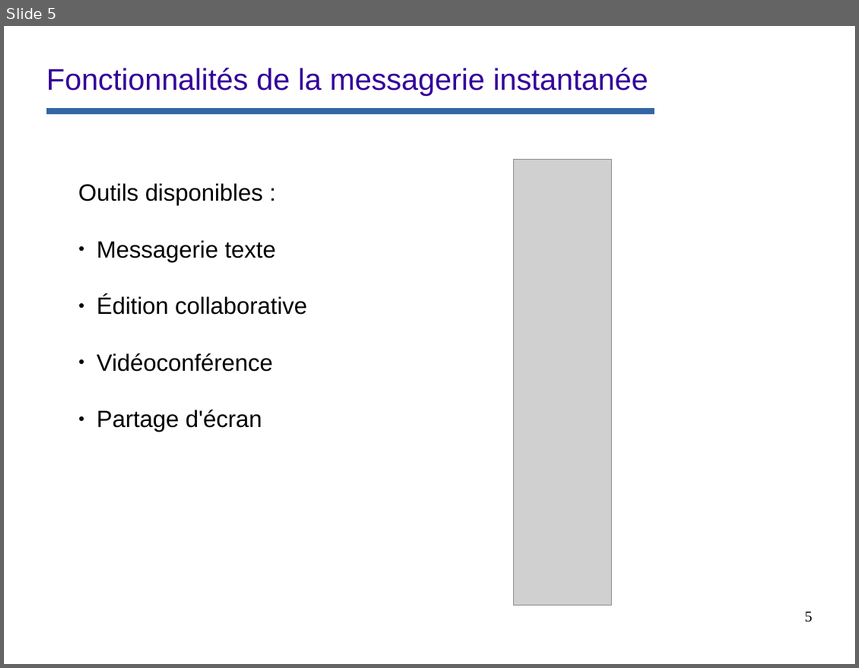
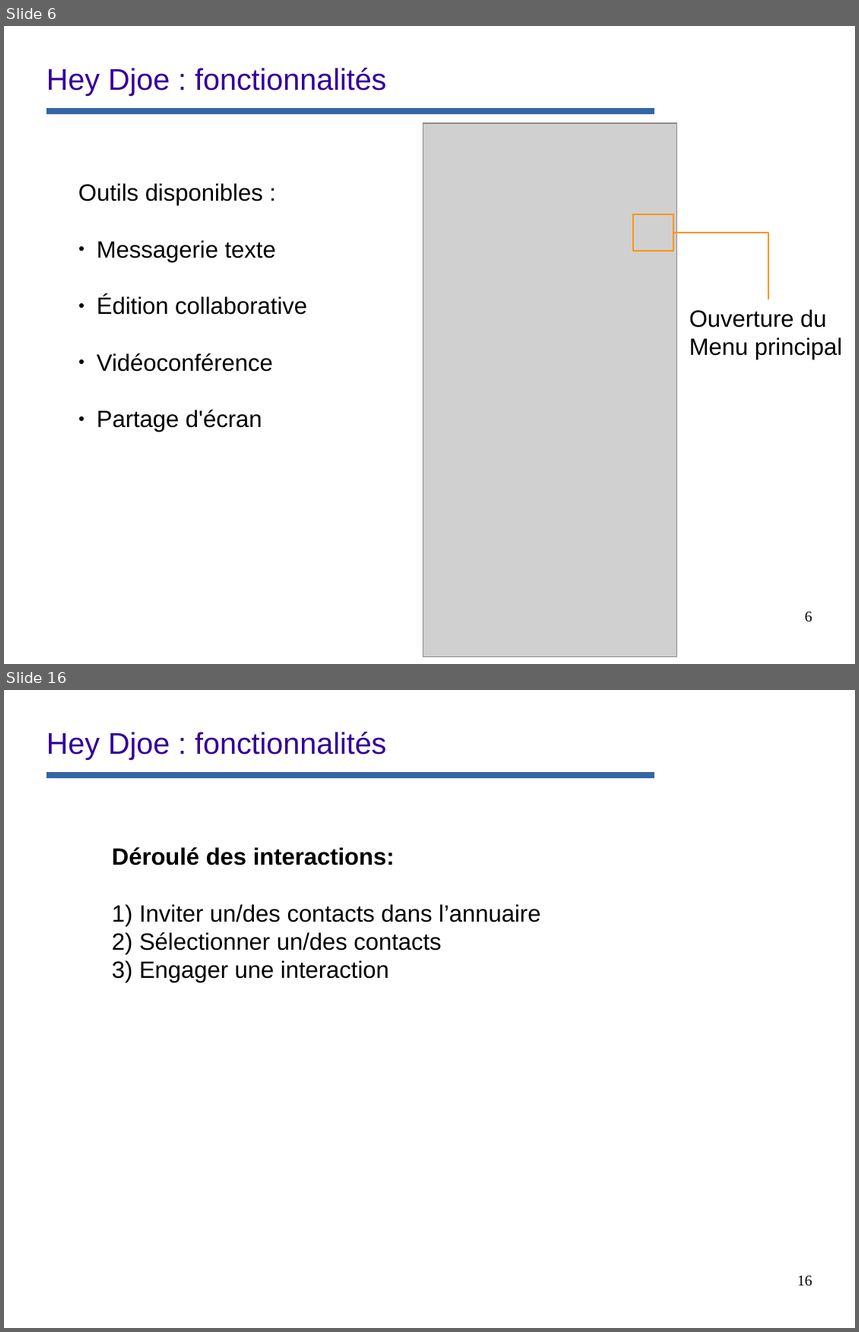
Before and after one commit to remipassmoilesel/heydjoe, a slide deck: opt/documentation/diapo-functionalities.odp. Shown one above the other, each under a label of ours: slide 5 before the commit, slides 6 and 16 after it; the slides between them are not shown. The pictures are 859x668 and 859x1332 pixels, drawn with LibreOffice and Linux fonts; fonts in the diff are those of the drawing; grey boxes stand for pictures; background and template pictures are left out. Boxes give left, top, right and bottom in pixels: in the first picture for what was removed or moved away, otherwise in the second. Text is boxed around its words. In the diff, an @@ line names an element or a change of style, - is before the commit and + after.

```diff
--- a/opt/documentation/diapo-functionalities.odp
+++ b/opt/documentation/diapo-functionalities.odp
@@ slide 16 added at [4,690,855,1328], background #FFFFFF; not listed: 1 template element that a slide beside it also shows @@
@@ title added at [47,732,386,760], 28 pt, text #330099 @@
+Hey Djoe : fonctionnalités
@@ text added at [112,847,541,983], 22 pt, text #000000 @@
+Déroulé des interactions:
+1) Inviter un/des contacts dans l’annuaire
+2) Sélectionner un/des contacts
+3) Engager une interaction
@@ page number added at [797,1276,813,1287], 14 pt, text #000000 @@
+16
@@ what was slide 5 is now slide 6 @@
@@ slide 6 changed as well @@
@@ title at [47,68,386,96]: text changed @@
-Fonctionnalités de la messagerie instantanée
+Hey Djoe : fonctionnalités
@@ picture: place and size @@
-picture at [514,160,612,605]
+picture at [424,123,677,658]
@@ rectangle added at [633,214,674,251], outline #FF950E 1.42 pt @@
@@ elbow line added from (674, 233) to (769, 300), #FF950E 1.42 pt @@
@@ text added at [690,309,842,360], 22 pt, text #000000 @@
+Ouverture du
+Menu principal
@@ page number at [805,612,813,623]: text changed @@
-5
+6
```
Also in this commit, not shown: 5 other slides changed, 14 other slides added, 11 slides removed, 15 other files.
